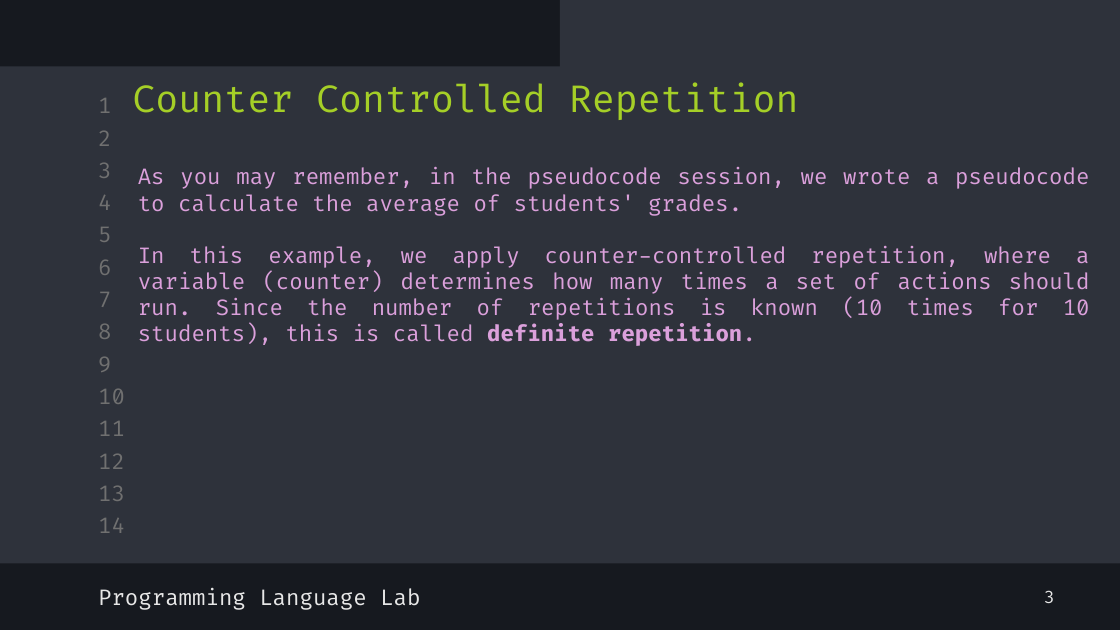
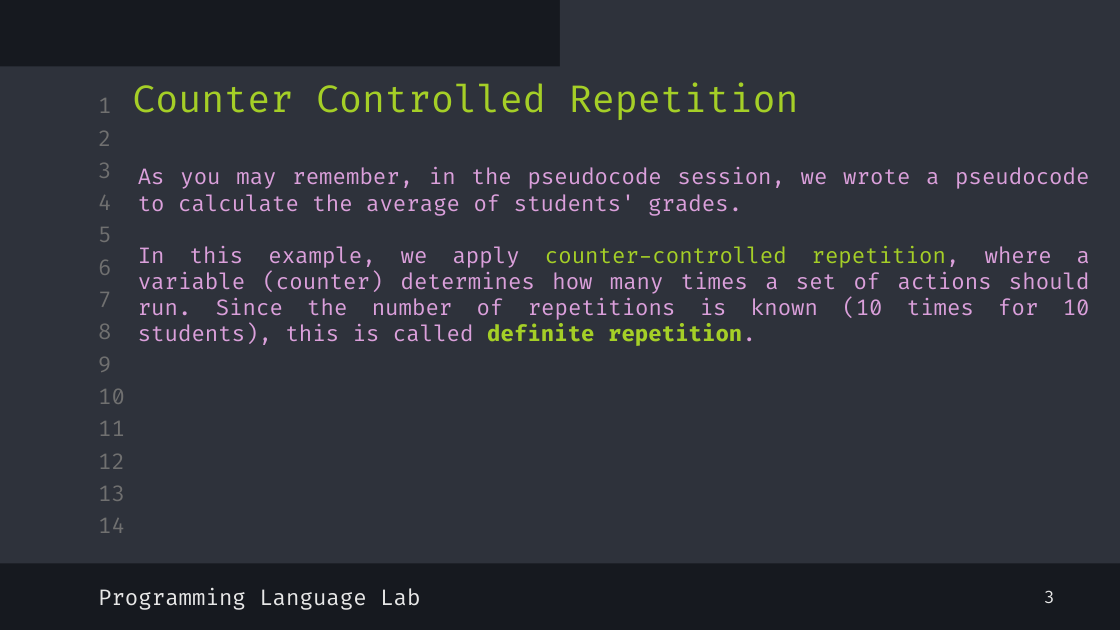
Before and after one commit to shayan-naghizadeh/C-Lab-AUT, a slide deck: slide 5 of slides/5.Loop/Loop.pptx. Drawn at 1120x630 pixels with LibreOffice and Linux fonts; fonts in the diff are those of the drawing. Boxes give left, top, right and bottom in pixels: in the first picture for what was removed or moved away, otherwise in the second. Text is boxed around its words. In the diff, an @@ line names an element or a change of style, - is before the commit and + after.

```diff
--- a/slides/5.Loop/Loop.pptx
+++ b/slides/5.Loop/Loop.pptx
@@ text at (138, 246, 1090, 346): text colour #DBA0DB to #A5CF27 in "counter-controlled repetition, definite repetition." @@
```
Also in this commit, not shown: 5 other slides changed, 8 other files.
